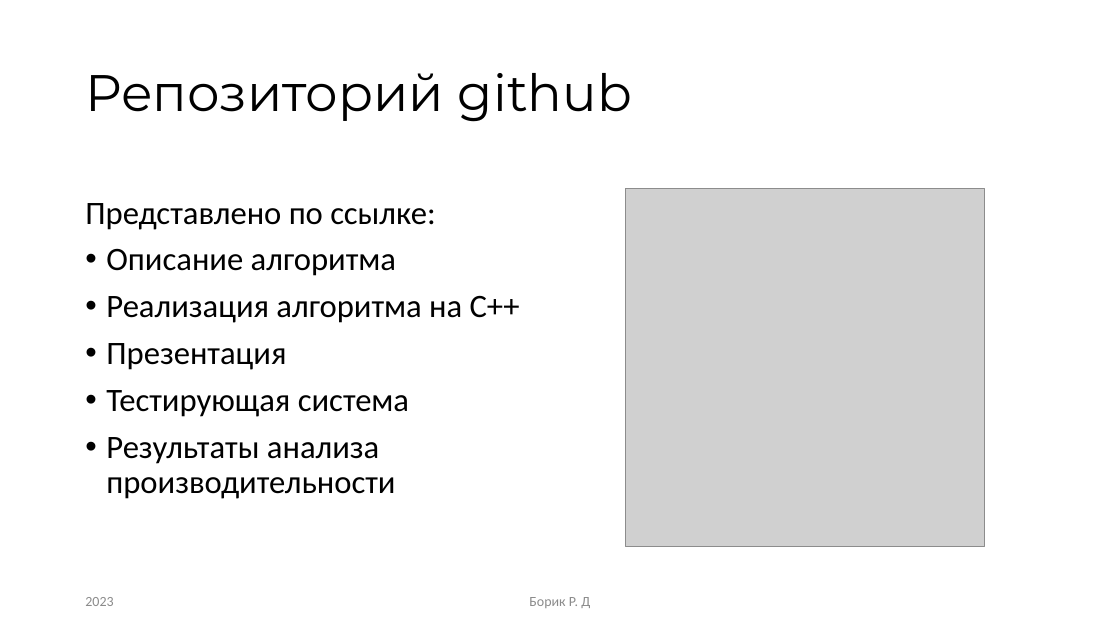
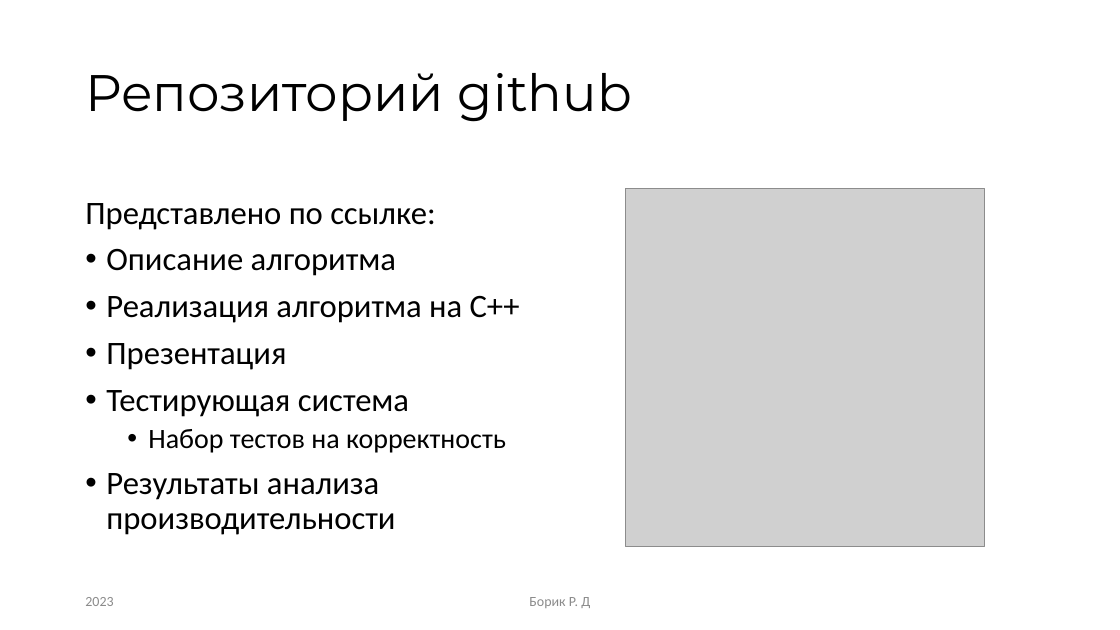
Before and after one commit to RandomServant/Van-Emde-Boas-tree, a slide deck: slide 20 of Presentation van Emde Boas tree.pptx. Drawn at 1120x630 pixels with LibreOffice and Linux fonts; fonts in the diff are those of the drawing; grey boxes stand for pictures. Boxes give left, top, right and bottom in pixels: in the first picture for what was removed or moved away, otherwise in the second. Text is boxed around its words. In the diff, an @@ line names an element or a change of style, - is before the commit and + after.

```diff
--- a/Presentation van Emde Boas tree.pptx
+++ b/Presentation van Emde Boas tree.pptx
@@ text at (x1=148, y1=429, x2=506, y2=453): paragraph added @@
+  • Набор тестов на корректность
```
Also in this commit, not shown: 1 other slide changed, 1 other file.
